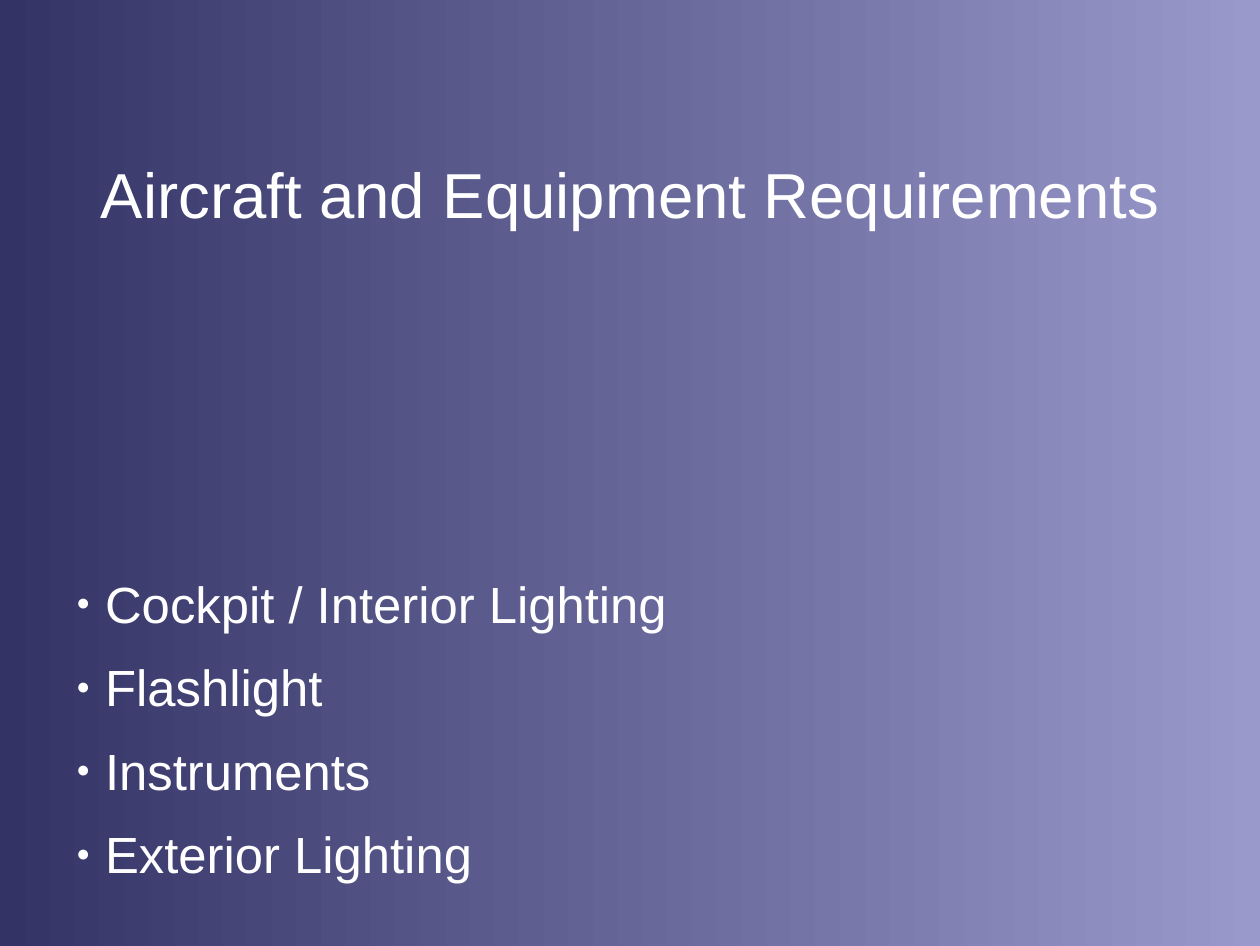
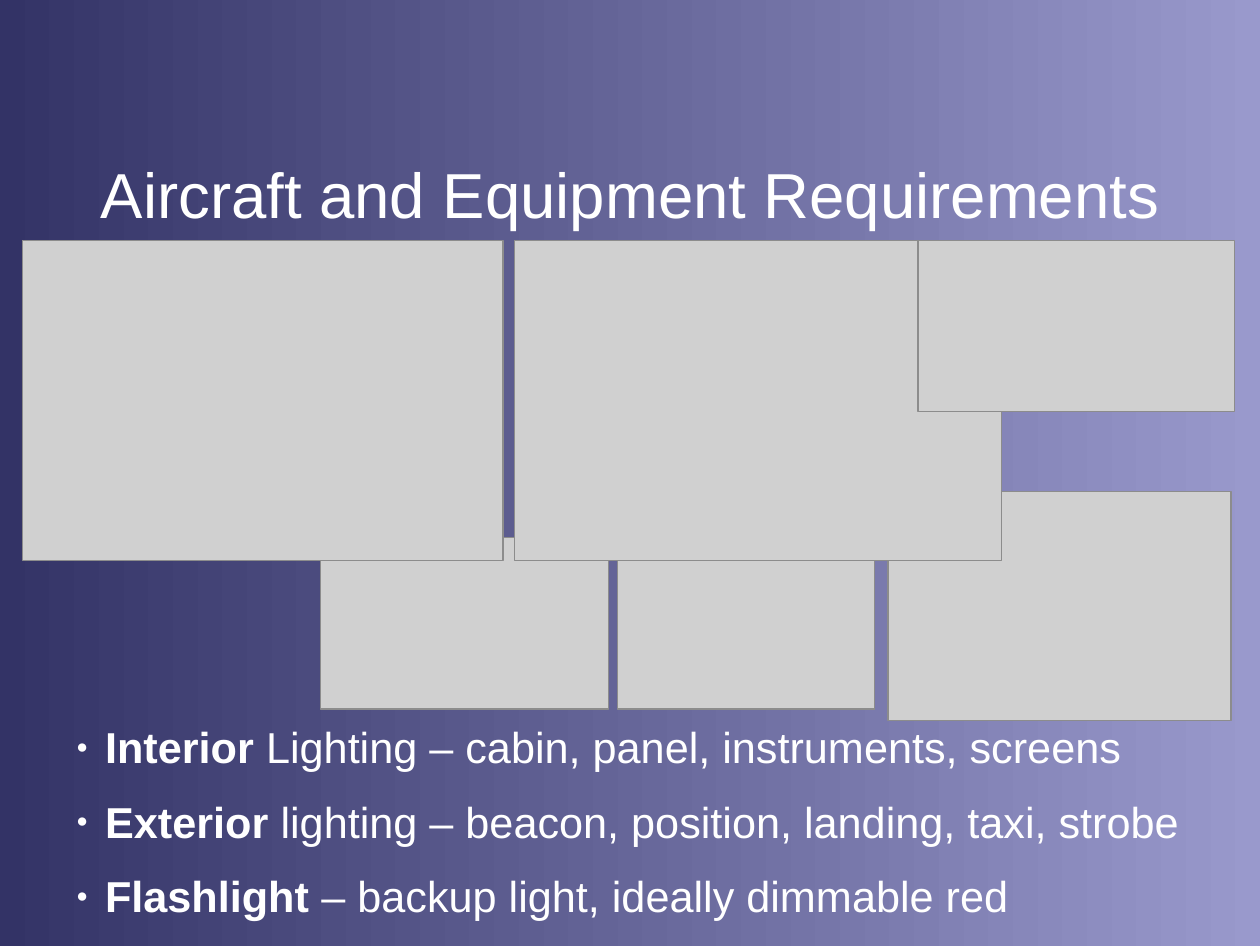
Before and after one commit to stephanheinemann/flight, a slide deck: slide 5 of FI/NightFlying/NightFlying.odp. Drawn at 1260x946 pixels with LibreOffice and Linux fonts; fonts in the diff are those of the drawing; grey boxes stand for pictures; background and template pictures are left out. Boxes give left, top, right and bottom in pixels: in the first picture for what was removed or moved away, otherwise in the second. Text is boxed around its words. In the diff, an @@ line names an element or a change of style, - is before the commit and + after.

```diff
--- a/FI/NightFlying/NightFlying.odp
+++ b/FI/NightFlying/NightFlying.odp
@@ picture added at [23,240,503,560] @@
@@ picture added at [515,240,1002,560] @@
@@ picture added at [918,240,1235,412] @@
@@ picture added at [888,492,1231,720] @@
@@ picture added at [320,537,608,709] @@
@@ picture added at [617,537,875,709] @@
@@ text at [105,731,1179,920]: text changed; size 32 to 27.2 pt @@
-● Cockpit / Interior Lighting
-● Flashlight
-● Instruments
-● Exterior Lighting
+● Interior Lighting – cabin, panel, instruments, screens
+● Exterior lighting – beacon, position, landing, taxi, strobe
+● Flashlight – backup light, ideally dimmable red
```
Also in this commit, not shown: 6 other slides changed, 1 slide added, 1 slide removed, 21 other files.
